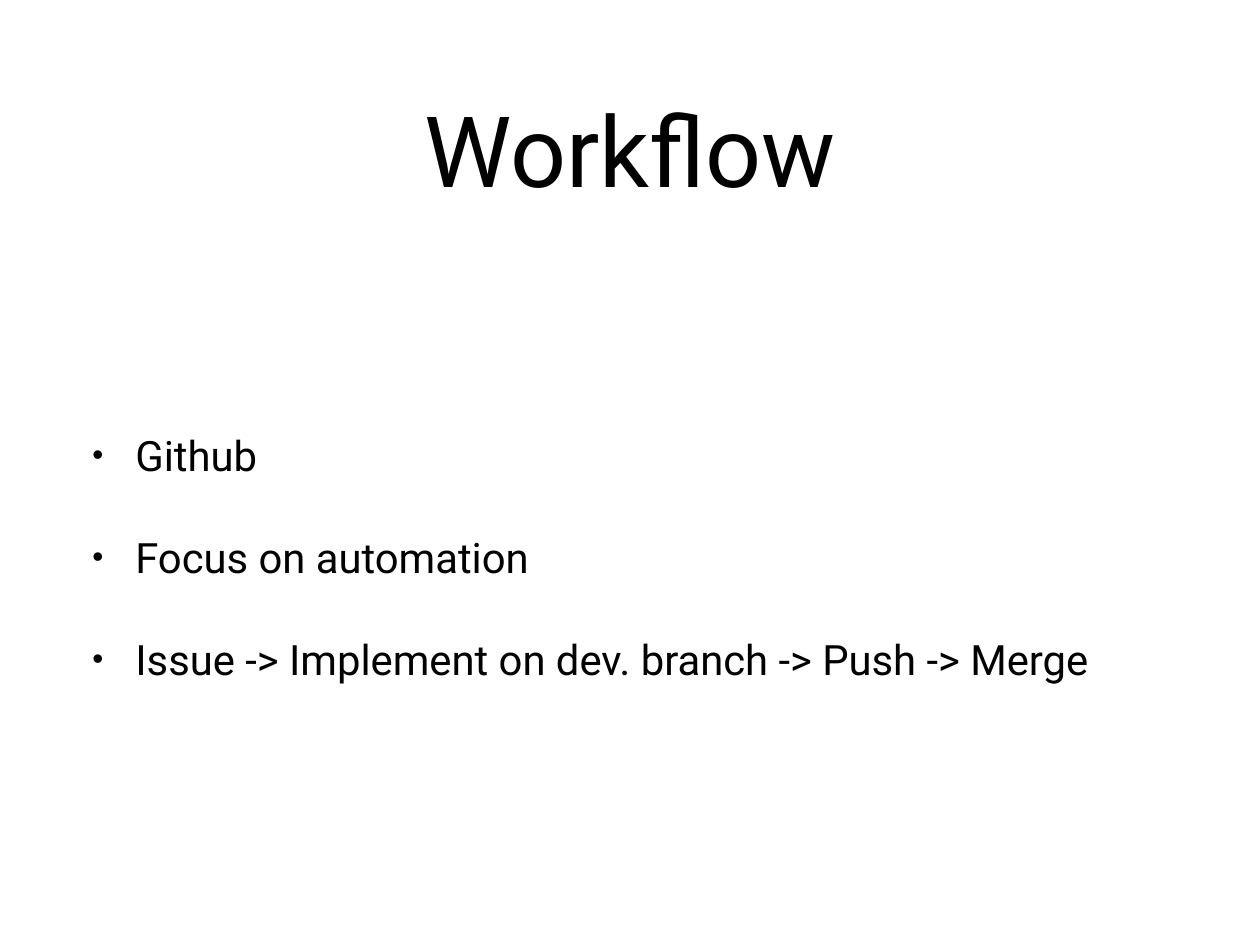
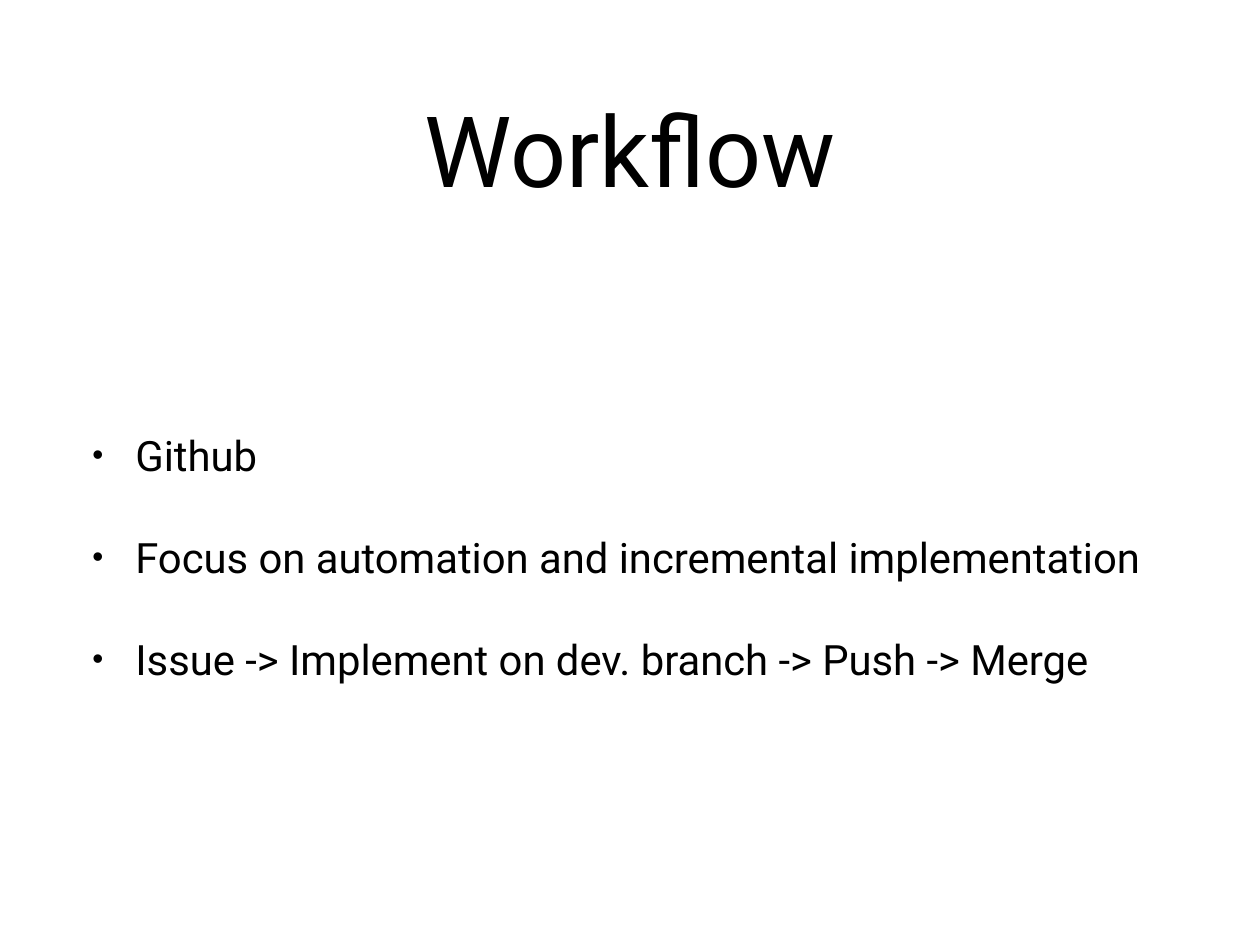
Before and after one commit to simpajj/go-parallel-benchmarks, a slide deck: slide 3 of presentation/presentation.pptx. Drawn at 1260x945 pixels with LibreOffice and Linux fonts; fonts in the diff are those of the drawing. Boxes give left, top, right and bottom in pixels: in the first picture for what was removed or moved away, otherwise in the second. Text is boxed around its words. In the diff, an @@ line names an element or a change of style, - is before the commit and + after.

```diff
--- a/presentation/presentation.pptx
+++ b/presentation/presentation.pptx
@@ text at [135,541,1140,582]: text changed @@
-• Focus on automation
+• Focus on automation and incremental implementation
```
Also in this commit, not shown: 1 other slide changed, 7 other files.
